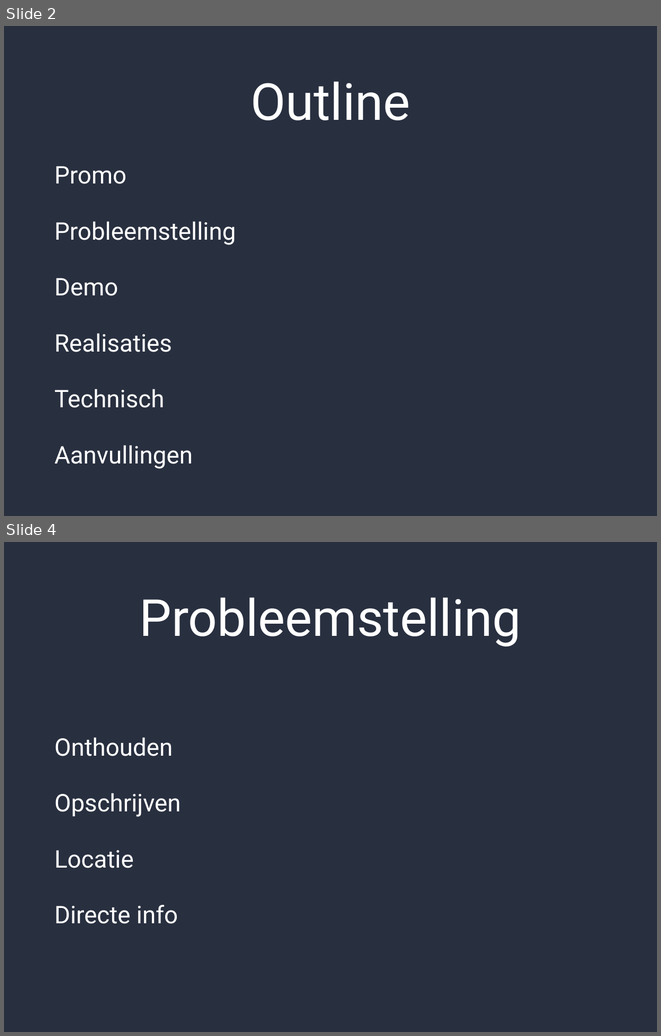
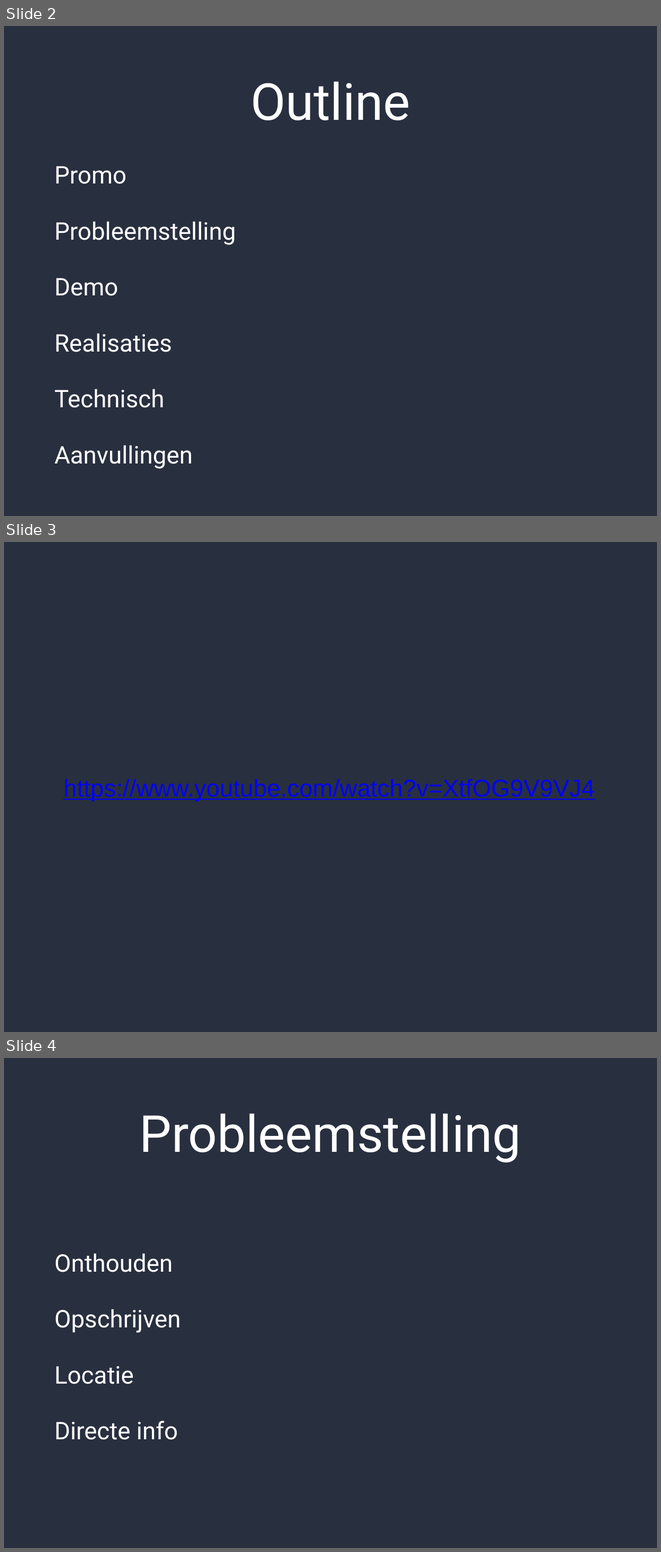
Before and after one commit to punchtime/organisation, a slide deck: assets/presentation.pptx. Shown one above the other, each under a label of ours: slides 2 and 4 before the commit, slides 2, 3 and 4 after it; the slides between them are not shown. The pictures are 661x1036 and 661x1552 pixels, drawn with LibreOffice and Linux fonts; fonts in the diff are those of the drawing; background and template pictures are left out. Boxes give left, top, right and bottom in pixels: in the first picture for what was removed or moved away, otherwise in the second. Text is boxed around its words. In the diff, an @@ line names an element or a change of style, - is before the commit and + after.

```diff
--- a/assets/presentation.pptx
+++ b/assets/presentation.pptx
@@ slide 3 added at bbox=[4, 542, 657, 1032], background #282F3F @@
@@ text added at bbox=[63, 779, 594, 801], 38 pt, text #0000FF, underline @@
+https://www.youtube.com/watch?v=XtfOG9V9VJ4
```
Also in this commit, not shown: 1 other slide added, 1 slide removed, 2 other files.
